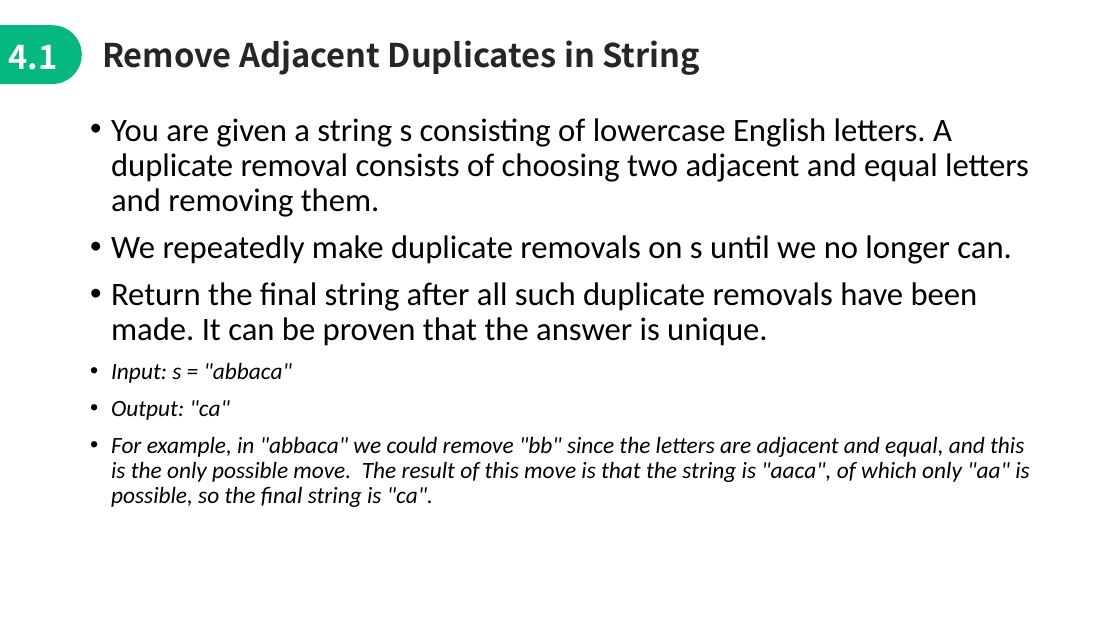
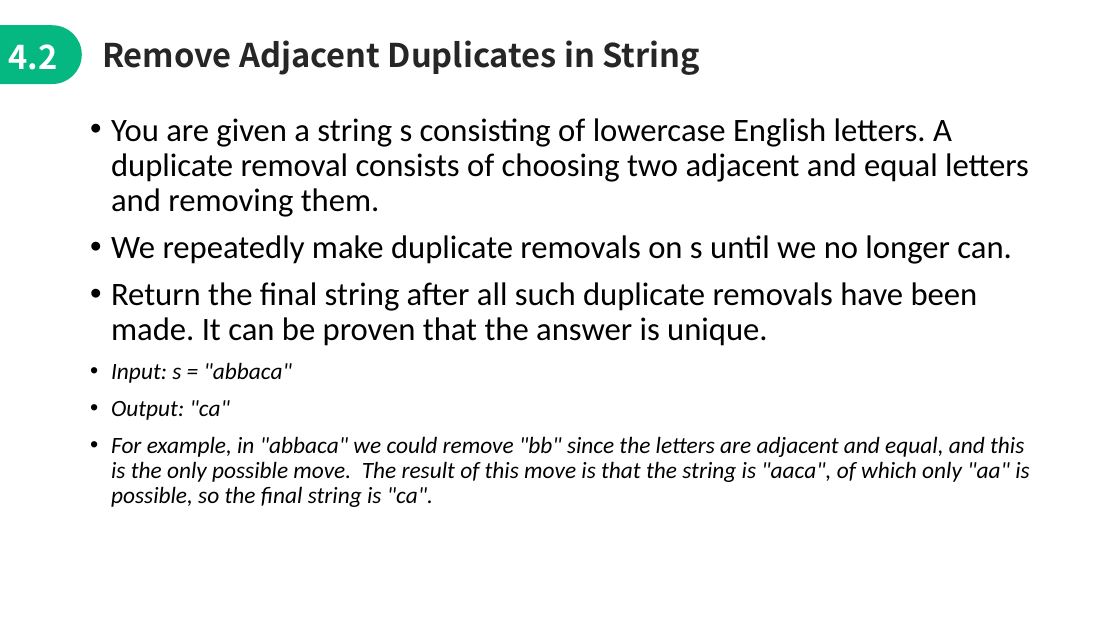
Before and after one commit to jimmyyih518/DSA2022Fall, a slide deck: slide 22 of week3/week3_slides.pptx (slide 21 before the commit). Drawn at 1120x630 pixels with LibreOffice and Linux fonts; fonts in the diff are those of the drawing. Boxes give left, top, right and bottom in pixels: in the first picture for what was removed or moved away, otherwise in the second. Text is boxed around its words. In the diff, an @@ line names an element or a change of style, - is before the commit and + after.

```diff
--- a/week3/week3_slides.pptx
+++ b/week3/week3_slides.pptx
@@ text at box(8, 44, 57, 70): text changed @@
-4.1
+4.2
```
Also in this commit, not shown: 10 other slides changed, 1 slide added, 6 other files.
